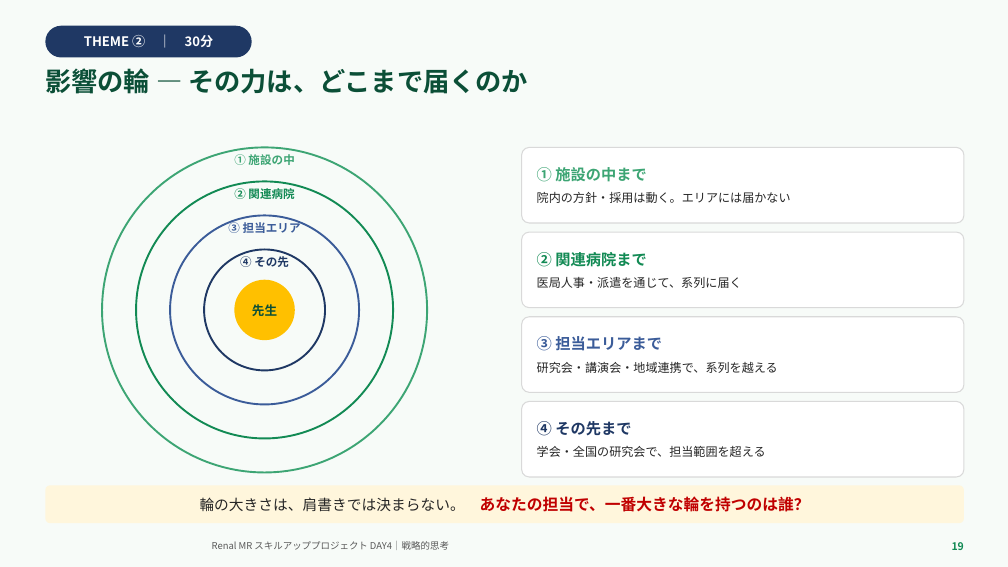
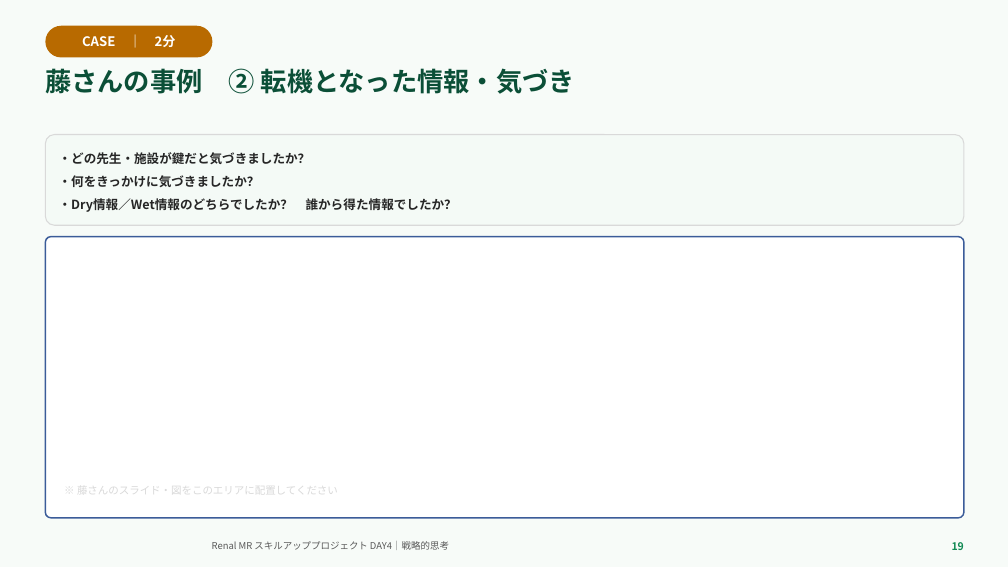
Before and after one commit to TAKUYA-1187/Claude, a slide deck: slide 19 of novartis_training/DAY4_ちょっと分かるだけで世界が変わる.pptx. Drawn at 1008x567 pixels with LibreOffice and Linux fonts; fonts in the diff are those of the drawing; background and template pictures are left out. Boxes give left, top, right and bottom in pixels: in the first picture for what was removed or moved away, otherwise in the second. Text is boxed around its words. In the diff, an @@ line names an element or a change of style, - is before the commit and + after.

```diff
--- a/novartis_training/DAY4_ちょっと分かるだけで世界が変わる.pptx
+++ b/novartis_training/DAY4_ちょっと分かるだけで世界が変わる.pptx
@@ rounded rectangle "CASE ｜ 2分" resized from (x1=45, y1=26, x2=252, y2=57) to (x1=45, y1=26, x2=212, y2=57) @@
@@ rounded rectangle "CASE ｜ 2分" at (x1=45, y1=26, x2=212, y2=57): fill #1F3864 to #B86A00 @@
@@ text in rounded rectangle at (x1=82, y1=35, x2=176, y2=47): text changed @@
-THEME ② ｜ 30分
+CASE ｜ 2分
@@ text at (x1=45, y1=68, x2=575, y2=94): text changed @@
-影響の輪 — その力は、どこまで届くのか
+藤さんの事例 ② 転機となった情報・気づき
@@ rounded rectangle added at (x1=45, y1=135, x2=964, y2=225), fill #F4FAF6, outline #D9D9D9 1 pt, 12 pt, text #262626, bold @@
+・どの先生・施設が鍵だと気づきましたか？
+・何をきっかけに気づきましたか？
+・Dry情報／Wet情報のどちらでしたか？ 誰から得た情報でしたか？
@@ ellipse removed at (x1=102, y1=147, x2=427, y2=473) @@
@@ rounded rectangle removed at (x1=522, y1=147, x2=964, y2=223) @@
-① 施設の中まで
-院内の方針・採用は動く。エリアには届かない
@@ text removed at (x1=234, y1=154, x2=294, y2=165) @@
-① 施設の中
@@ ellipse removed at (x1=136, y1=181, x2=393, y2=439) @@
@@ text removed at (x1=234, y1=186, x2=294, y2=202) @@
-② 関連病院
@@ rounded rectangle added at (x1=45, y1=237, x2=964, y2=518), fill #FFFFFF, outline #3B5C99 1.4 pt @@
@@ ellipse removed at (x1=170, y1=216, x2=359, y2=405) @@
@@ text removed at (x1=228, y1=220, x2=301, y2=233) @@
-③ 担当エリア
@@ rounded rectangle removed at (x1=522, y1=232, x2=964, y2=308) @@
-② 関連病院まで
-医局人事・派遣を通じて、系列に届く
@@ ellipse removed at (x1=204, y1=250, x2=325, y2=371) @@
@@ text removed at (x1=240, y1=254, x2=289, y2=267) @@
-④ その先
@@ ellipse removed at (x1=234, y1=280, x2=295, y2=340) @@
-先生
@@ rounded rectangle removed at (x1=522, y1=317, x2=964, y2=392) @@
-③ 担当エリアまで
-研究会・講演会・地域連携で、系列を越える
@@ rounded rectangle removed at (x1=522, y1=402, x2=964, y2=477) @@
-④ その先まで
-学会・全国の研究会で、担当範囲を超える
@@ rounded rectangle removed at (x1=45, y1=485, x2=964, y2=523) @@
-輪の大きさは、肩書きでは決まらない。 あなたの担当で、一番大きな輪を持つのは誰？
@@ text added at (x1=77, y1=482, x2=338, y2=497), 10 pt, text #D9D9D9 @@
+※ 藤さんのスライド・図をこのエリアに配置してください
```
Also in this commit, not shown: 24 other slides changed, 5 slides added, 4 slides removed, 2 other files.
